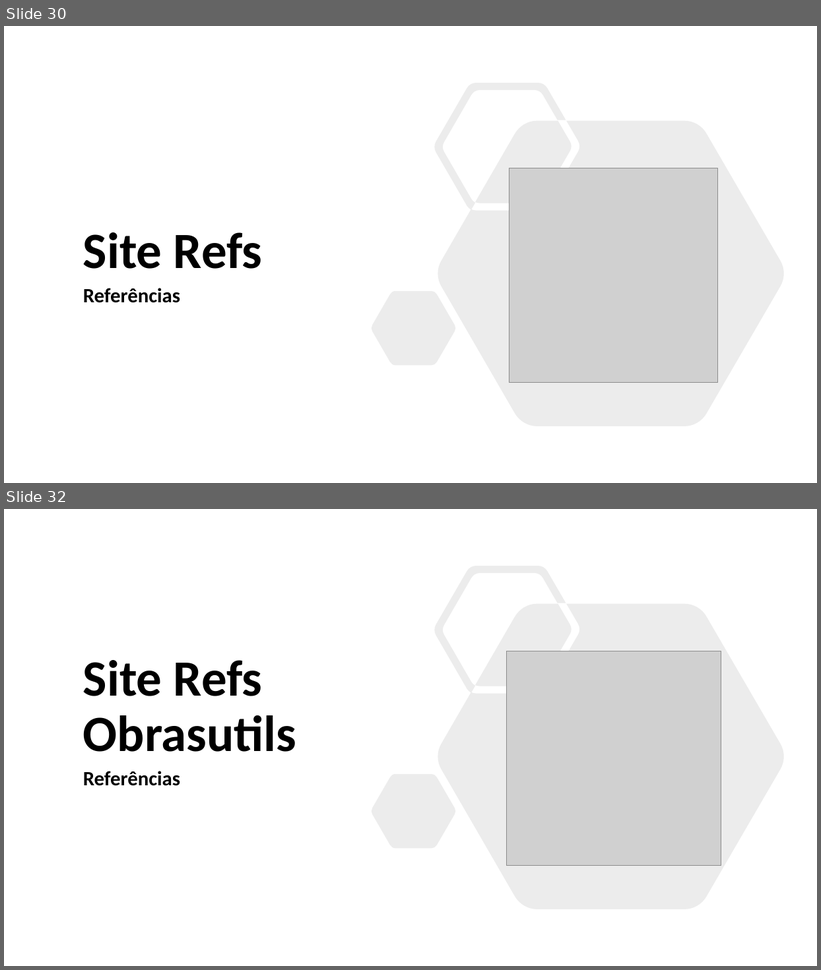
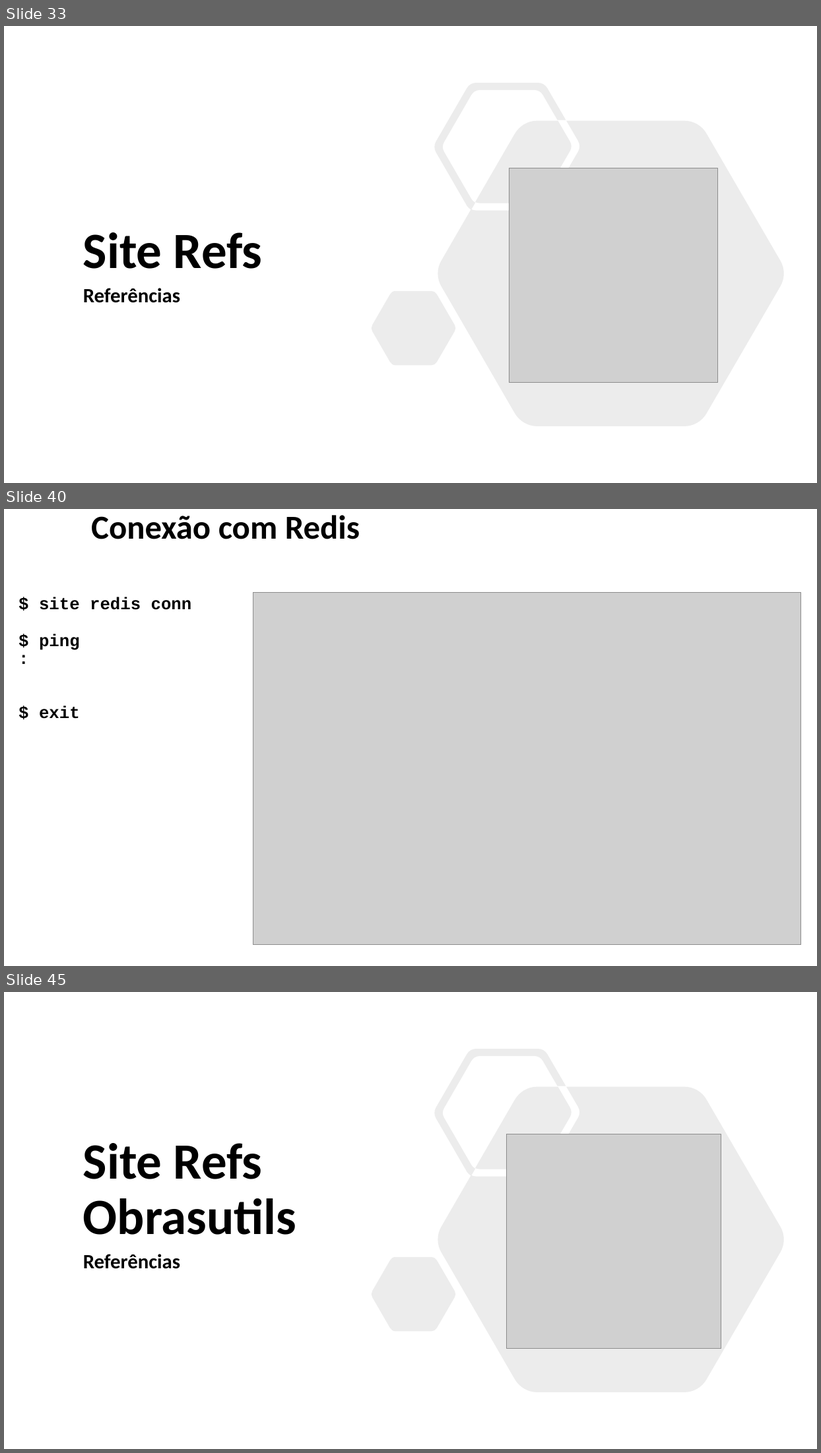
Before and after one commit to enogrob/research-obras-devtools, a slide deck: obras/obras-devtools.pptx. Shown one above the other, each under a label of ours: slides 30 and 32 before the commit, slides 33, 40 and 45 after it; the slides between them are not shown. The pictures are 821x970 and 821x1453 pixels, drawn with LibreOffice and Linux fonts; fonts in the diff are those of the drawing; grey boxes stand for pictures; background and template pictures are left out. Boxes give left, top, right and bottom in pixels: in the first picture for what was removed or moved away, otherwise in the second. Text is boxed around its words. In the diff, an @@ line names an element or a change of style, - is before the commit and + after.

```diff
--- a/obras/obras-devtools.pptx
+++ b/obras/obras-devtools.pptx
@@ slide 40 added at <box>4,509,817,966</box>, background #FFFFFF @@
@@ title added at <box>91,515,360,539</box>, 39.6 pt, text #000000, bold @@
+Conexão com Redis
@@ text added at <box>39,597,192,719</box>, 20 pt, text #000000, bold @@
+$ site redis conn
+$ ping
+:
+$ exit
@@ picture added at <box>253,592,801,945</box> @@
@@ what was slide 30 is now slide 33 @@
@@ what was slide 32 is now slide 45 @@
```
Also in this commit, not shown: 19 slides changed, 12 other slides added.
